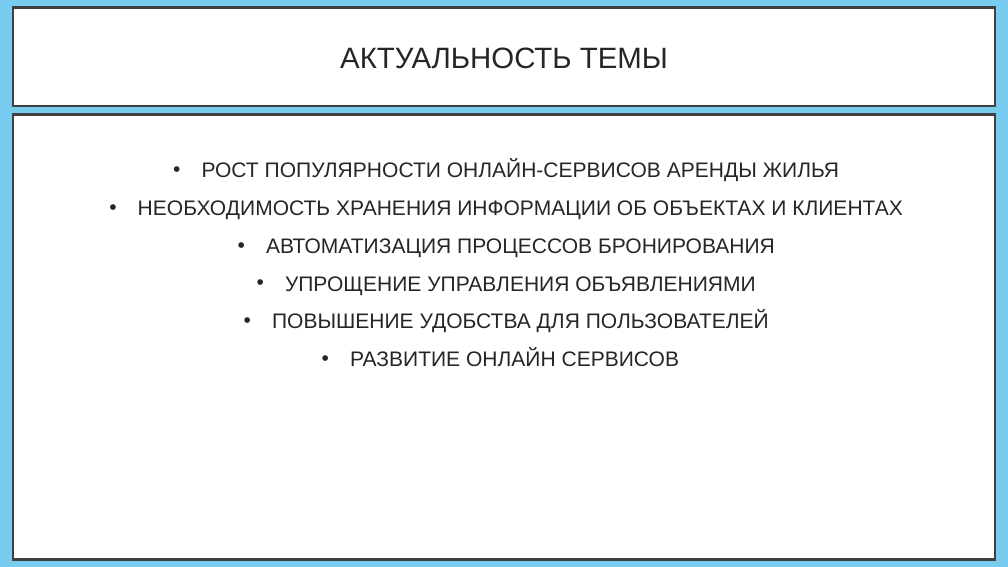
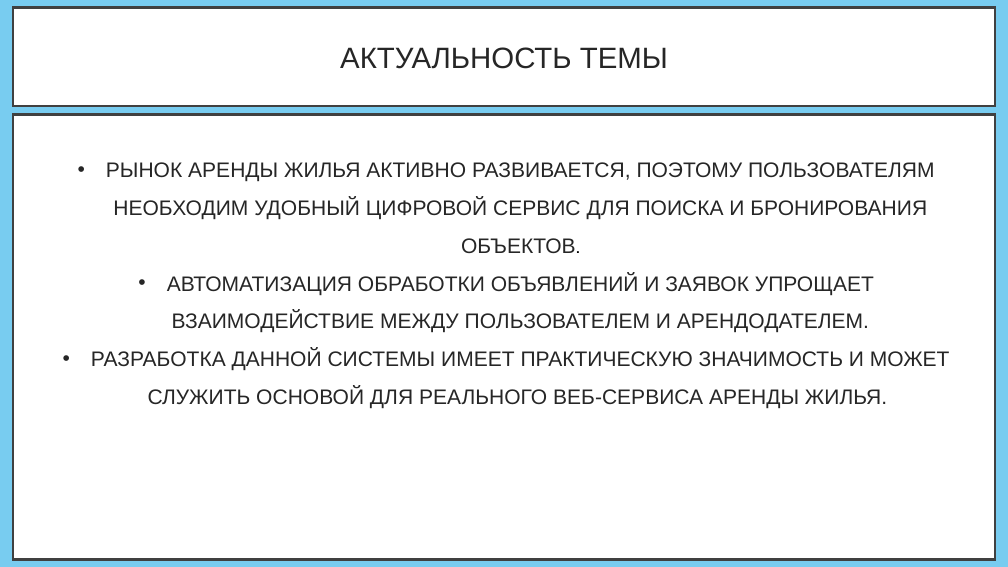
Before and after one commit to CaseBattle/231-20-tikhonenkov, a slide deck: slide 2 of курсач/11 01 кр презентлддация.pptx. Drawn at 1008x567 pixels with LibreOffice and Linux fonts; fonts in the diff are those of the drawing. Boxes give left, top, right and bottom in pixels: in the first picture for what was removed or moved away, otherwise in the second. Text is boxed around its words. In the diff, an @@ line names an element or a change of style, - is before the commit and + after.

```diff
--- a/курсач/11 01 кр презентлддация.pptx
+++ b/курсач/11 01 кр презентлддация.pptx
@@ text at box(91, 162, 950, 409): text changed @@
-• РОСТ ПОПУЛЯРНОСТИ ОНЛАЙН-СЕРВИСОВ АРЕНДЫ ЖИЛЬЯ
-• НЕОБХОДИМОСТЬ ХРАНЕНИЯ ИНФОРМАЦИИ ОБ ОБЪЕКТАХ И КЛИЕНТАХ
-• АВТОМАТИЗАЦИЯ ПРОЦЕССОВ БРОНИРОВАНИЯ
-• УПРОЩЕНИЕ УПРАВЛЕНИЯ ОБЪЯВЛЕНИЯМИ
-• ПОВЫШЕНИЕ УДОБСТВА ДЛЯ ПОЛЬЗОВАТЕЛЕЙ
-• РАЗВИТИЕ ОНЛАЙН СЕРВИСОВ
+• РЫНОК АРЕНДЫ ЖИЛЬЯ АКТИВНО РАЗВИВАЕТСЯ, ПОЭТОМУ ПОЛЬЗОВАТЕЛЯМ НЕОБХОДИМ УДОБНЫЙ ЦИФРОВОЙ СЕРВИС ДЛЯ ПОИСКА И БРОНИРОВАНИЯ ОБЪЕКТОВ.
+• АВТОМАТИЗАЦИЯ ОБРАБОТКИ ОБЪЯВЛЕНИЙ И ЗАЯВОК УПРОЩАЕТ ВЗАИМОДЕЙСТВИЕ МЕЖДУ ПОЛЬЗОВАТЕЛЕМ И АРЕНДОДАТЕЛЕМ.
+• РАЗРАБОТКА ДАННОЙ СИСТЕМЫ ИМЕЕТ ПРАКТИЧЕСКУЮ ЗНАЧИМОСТЬ И МОЖЕТ СЛУЖИТЬ ОСНОВОЙ ДЛЯ РЕАЛЬНОГО ВЕБ-СЕРВИСА АРЕНДЫ ЖИЛЬЯ.
```
Also in this commit, not shown: 2 other slides changed, 4 other files.
